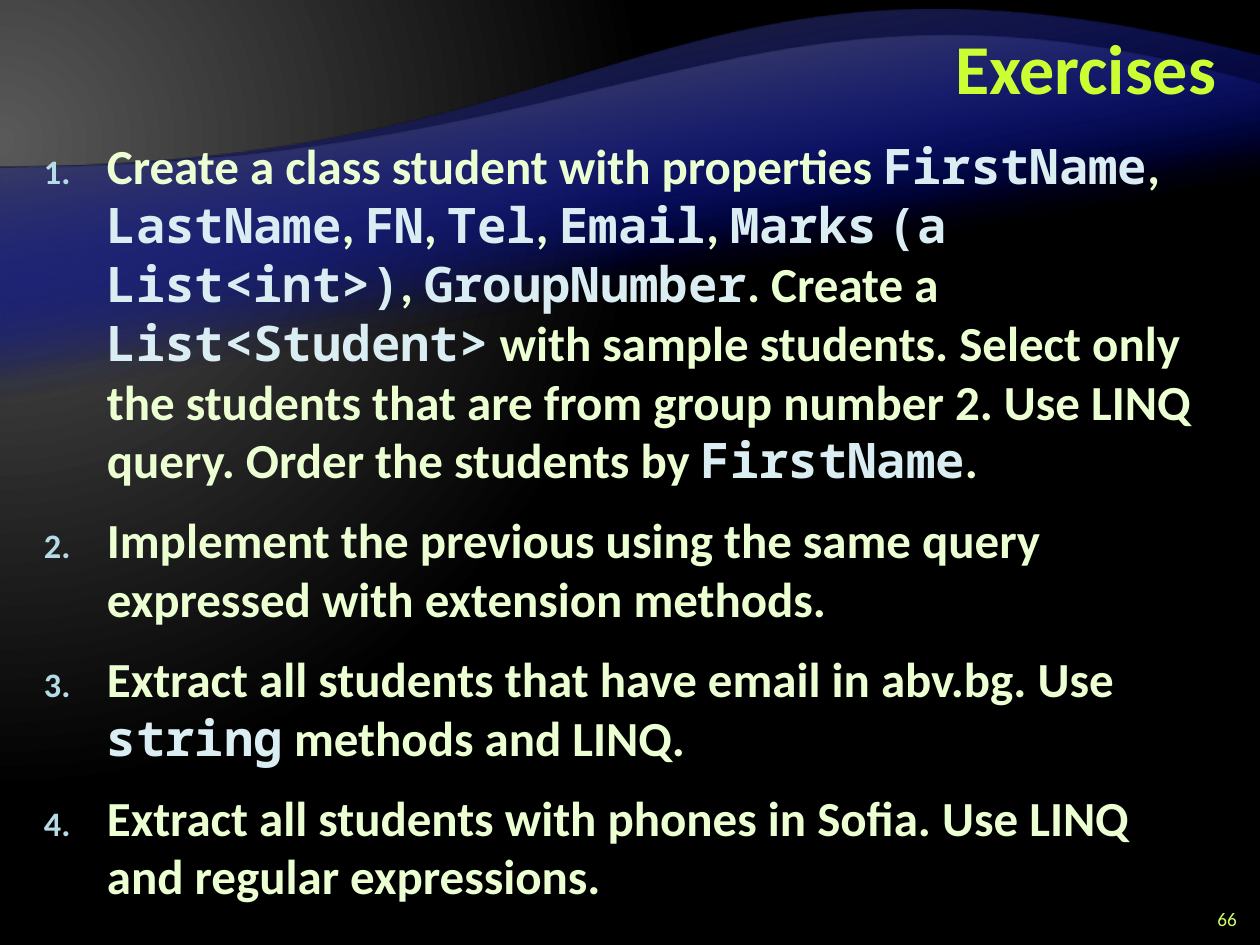
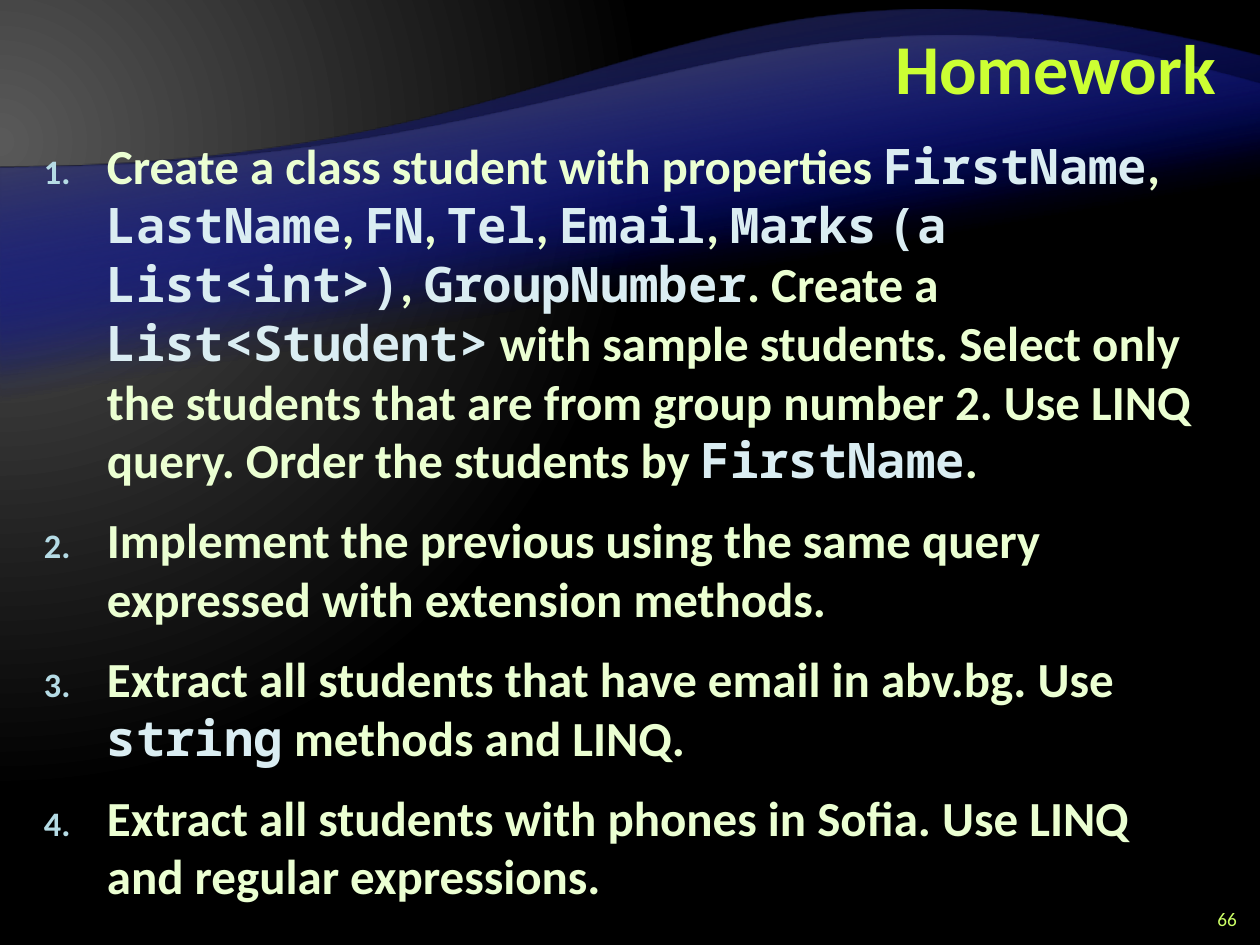
Before and after one commit to Lockheed01/aspnet-mvc-course, a slide deck: slide 66 of Lectures/6. ADO.NET Entity Framework/Language-Integrated-Query-LINQ.pptx. Drawn at 1260x945 pixels with LibreOffice and Linux fonts; fonts in the diff are those of the drawing; background and template pictures are left out. Boxes give left, top, right and bottom in pixels: in the first picture for what was removed or moved away, otherwise in the second. Text is boxed around its words. In the diff, an @@ line names an element or a change of style, - is before the commit and + after.

```diff
--- a/Lectures/6. ADO.NET Entity Framework/Language-Integrated-Query-LINQ.pptx
+++ b/Lectures/6. ADO.NET Entity Framework/Language-Integrated-Query-LINQ.pptx
@@ title at bbox=[895, 36, 1216, 95]: text changed @@
-Exercises
+Homework
```
Also in this commit, not shown: 2 other slides changed.
